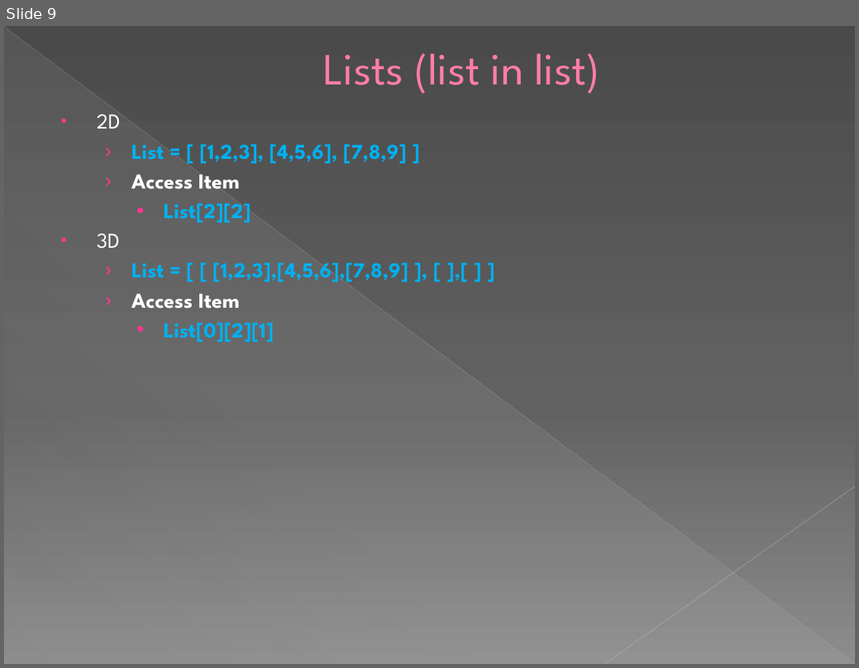
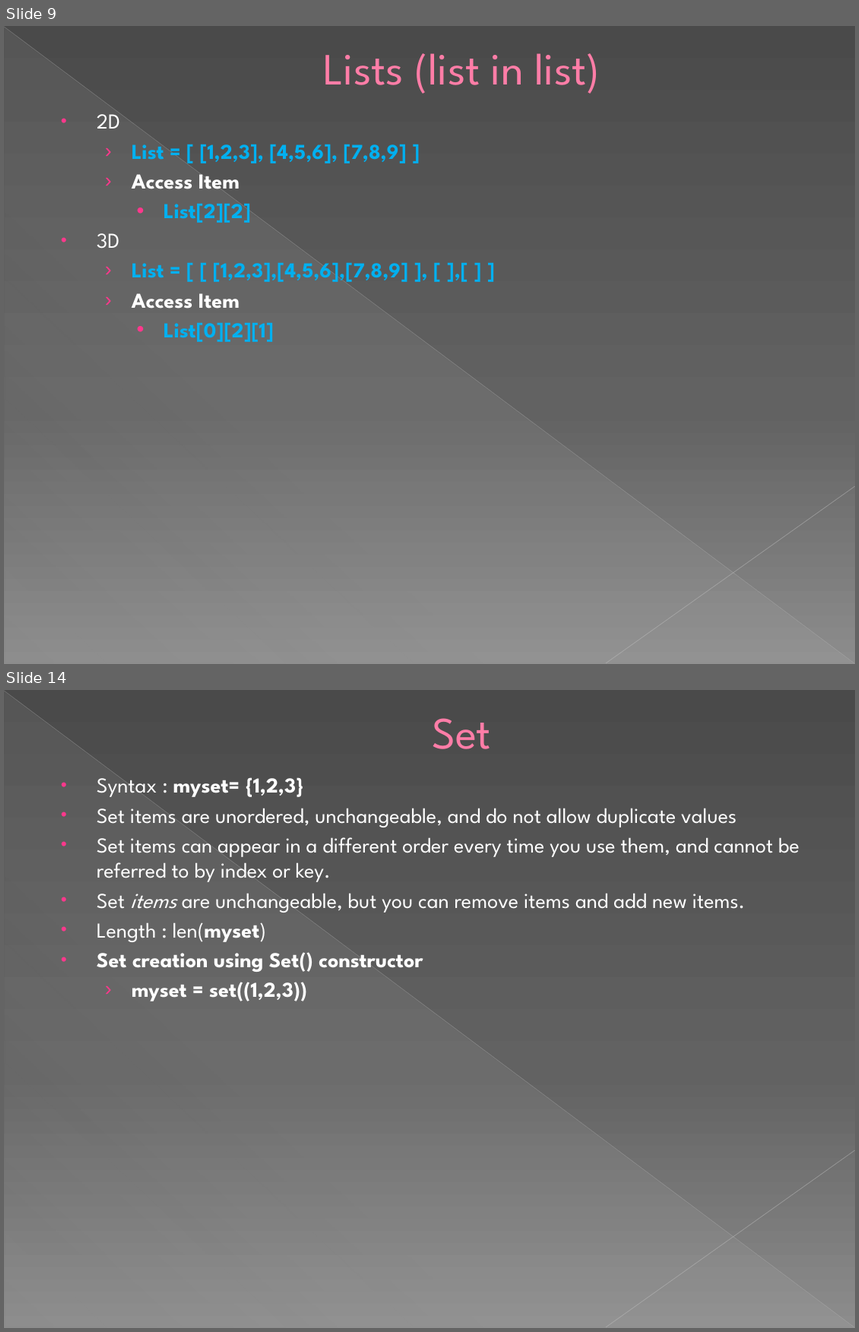
Before and after one commit to AsipiRavi2/pythonforbeginners, a slide deck: module3/Module3.pptx. Shown one above the other, each under a label of ours: slide 9 before the commit, slides 9 and 14 after it; the slides between them are not shown. The pictures are 859x668 and 859x1332 pixels, drawn with LibreOffice and Linux fonts; fonts in the diff are those of the drawing. Boxes give left, top, right and bottom in pixels: in the first picture for what was removed or moved away, otherwise in the second. Text is boxed around its words. In the diff, an @@ line names an element or a change of style, - is before the commit and + after.

```diff
--- a/module3/Module3.pptx
+++ b/module3/Module3.pptx
@@ slide 14 added at <box>4,690,855,1328</box>, background gradient #4A4A4A to #626262 to #8C8C8C; not listed: 3 template elements that a slide beside it also shows @@
@@ title added at <box>432,718,491,749</box>, 37.8 pt, text #FF7DA7 @@
+Set
@@ text added at <box>97,777,800,1002</box>, 18 pt, text #FFFFFF @@
+• Syntax : myset= {1,2,3}
+• Set items are unordered, unchangeable, and do not allow duplicate values
+• Set items can appear in a different order every time you use them, and cannot be referred to by index or key.
+• Set items are unchangeable, but you can remove items and add new items.
+• Length : len(myset)
+• Set creation using Set() constructor
+  › myset = set((1,2,3))
```
Also in this commit, not shown: 4 slides changed, 8 other slides added, 2 other files.
